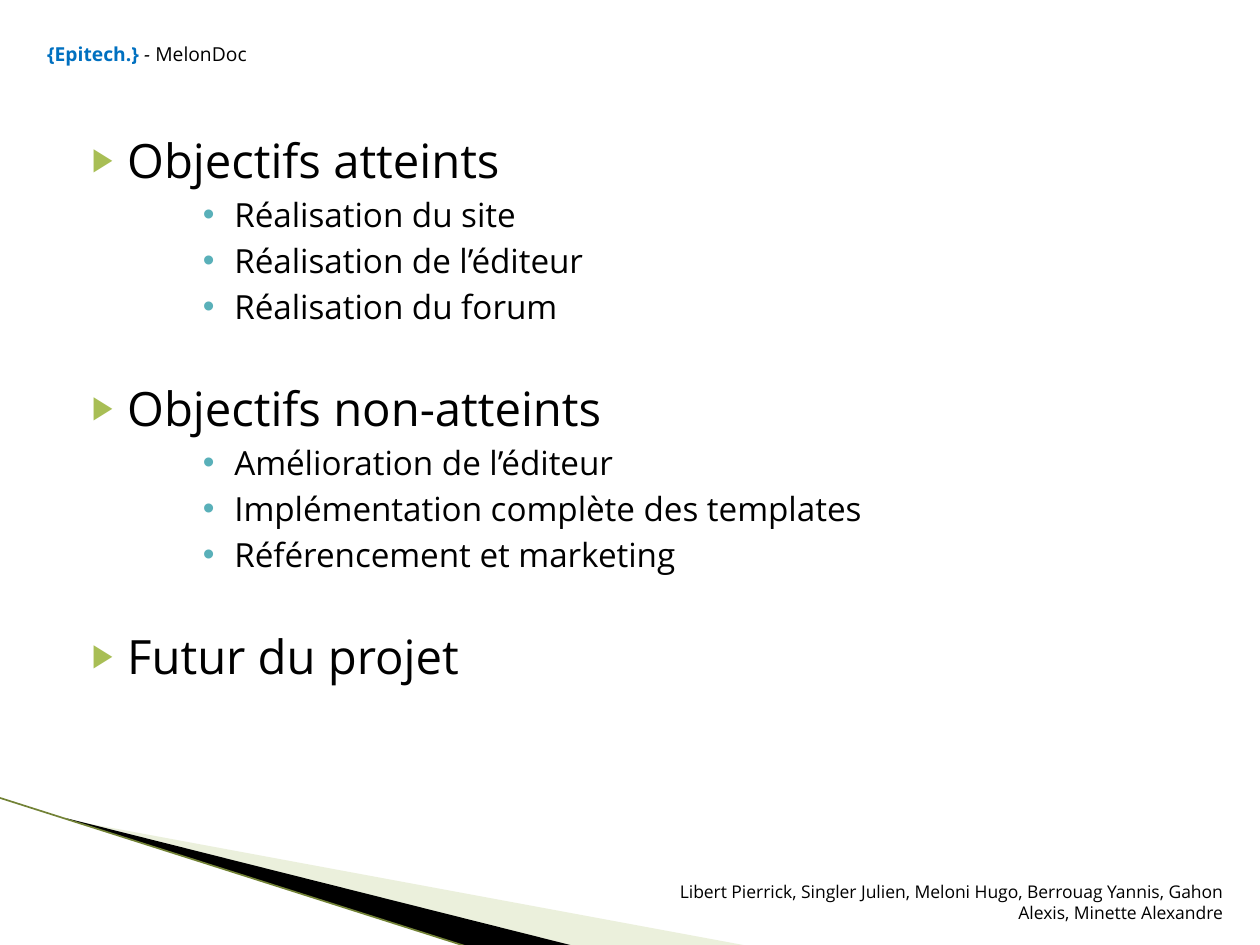
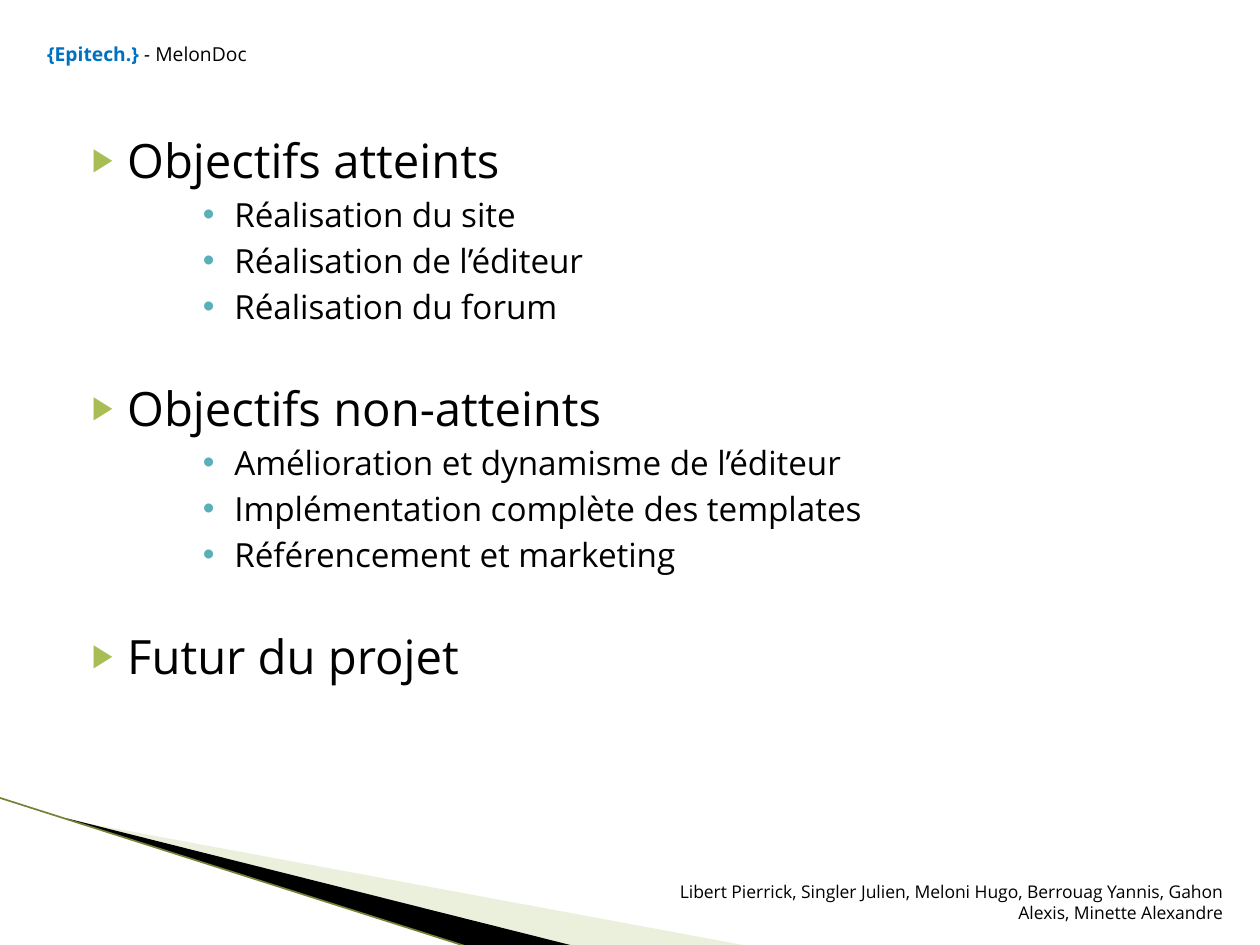
Before and after one commit to alex-min/melondoc, a slide deck: slide 15 of Documentation MelonDoc/Presentation_MelonDoc.pptx. Drawn at 1260x945 pixels with LibreOffice and Linux fonts; fonts in the diff are those of the drawing; background and template pictures are left out. Boxes give left, top, right and bottom in pixels: in the first picture for what was removed or moved away, otherwise in the second. Text is boxed around its words. In the diff, an @@ line names an element or a change of style, - is before the commit and + after.

```diff
--- a/Documentation MelonDoc/Presentation_MelonDoc.pptx
+++ b/Documentation MelonDoc/Presentation_MelonDoc.pptx
@@ text at (x1=234, y1=449, x2=841, y2=483): text changed @@
-      • Amélioration de l’éditeur
+      • Amélioration et dynamisme de l’éditeur
```
Also in this commit, not shown: 2 other slides changed.
